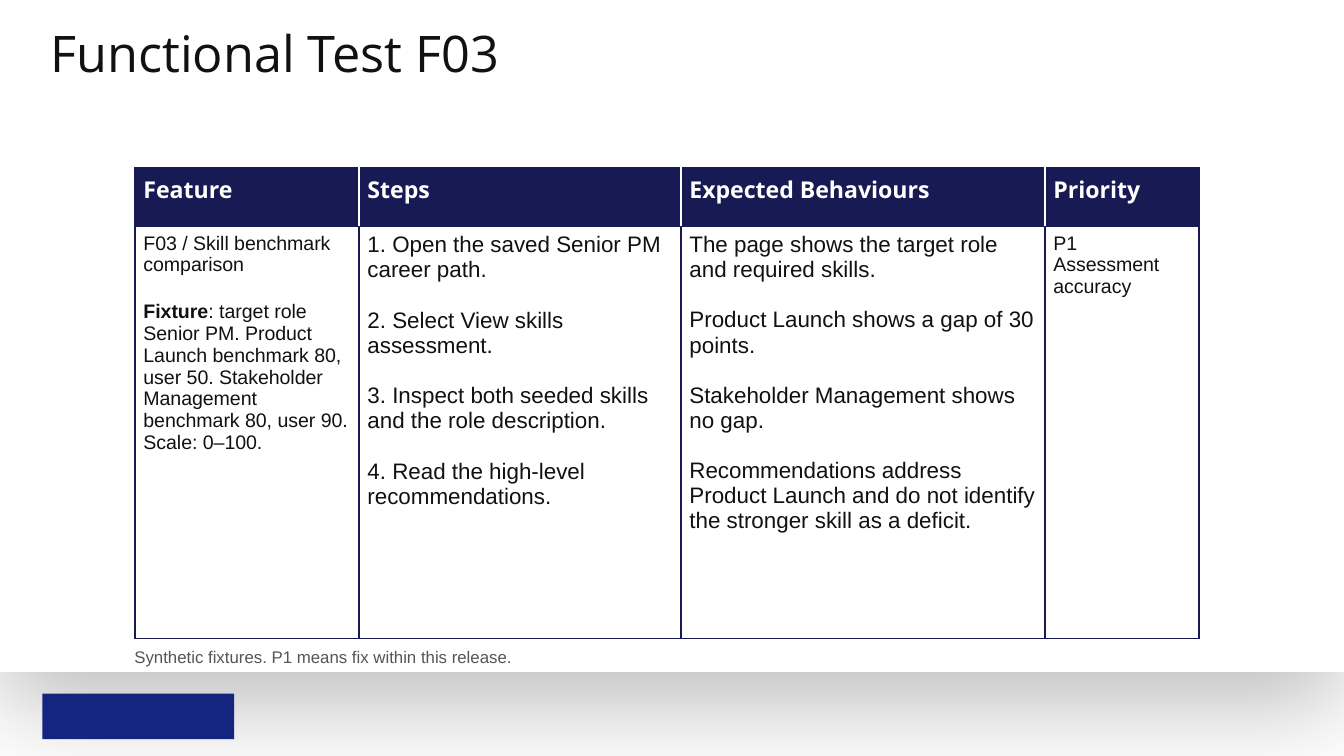
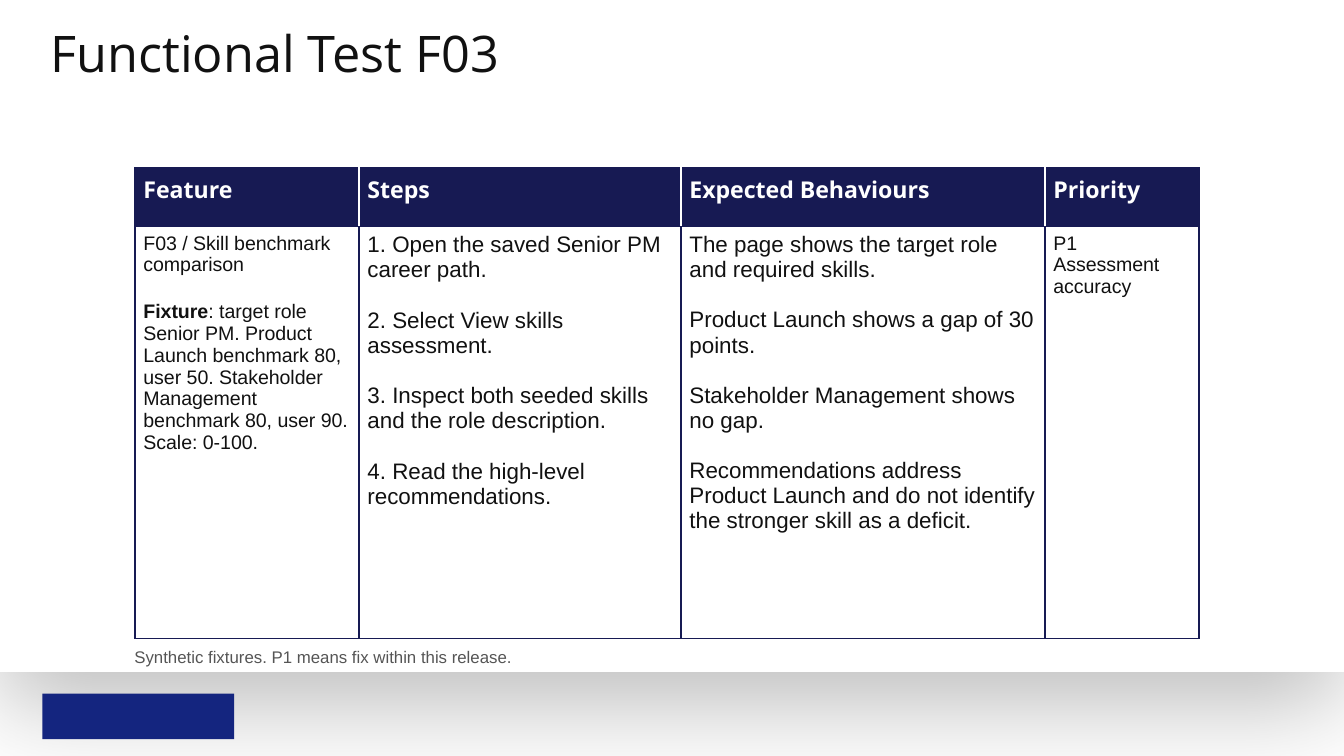
Before and after one commit to abrarmudhir/ai-journey, a slide deck: slide 5 of notebooks/mba/1_Product_Manager/4_Product_Development/project_managing_product_development/submission/Managing_Product_Development_Submission_1/Career_Boost_Managing_Product_Development.pptx. Drawn at 1344x756 pixels with LibreOffice and Linux fonts; fonts in the diff are those of the drawing; background and template pictures are left out. Boxes give left, top, right and bottom in pixels: in the first picture for what was removed or moved away, otherwise in the second. Text is boxed around its words. In the diff, an @@ line names an element or a change of style, - is before the commit and + after.

Commit message:
SEHHACA-241: product-manager: Project: Managing Product Development

```diff
--- a/notebooks/mba/1_Product_Manager/4_Product_Development/project_managing_product_development/submission/Managing_Product_Development_Submission_1/Career_Boost_Managing_Product_Development.pptx
+++ b/notebooks/mba/1_Product_Manager/4_Product_Development/project_managing_product_development/submission/Managing_Product_Development_Submission_1/Career_Boost_Managing_Product_Development.pptx
@@ table at bbox=[136, 168, 1202, 638] @@
-row 2, column 1: F03 / Skill benchmark comparison / Fixture: target role Senior PM. Product Launch benchmark 80, user 50. Stakeholder Management benchmark 80, user 90. Scale: 0–100.
+row 2, column 1: F03 / Skill benchmark comparison / Fixture: target role Senior PM. Product Launch benchmark 80, user 50. Stakeholder Management benchmark 80, user 90. Scale: 0-100.
```
Also in this commit, not shown: 5 other slides changed, 1 other file.
